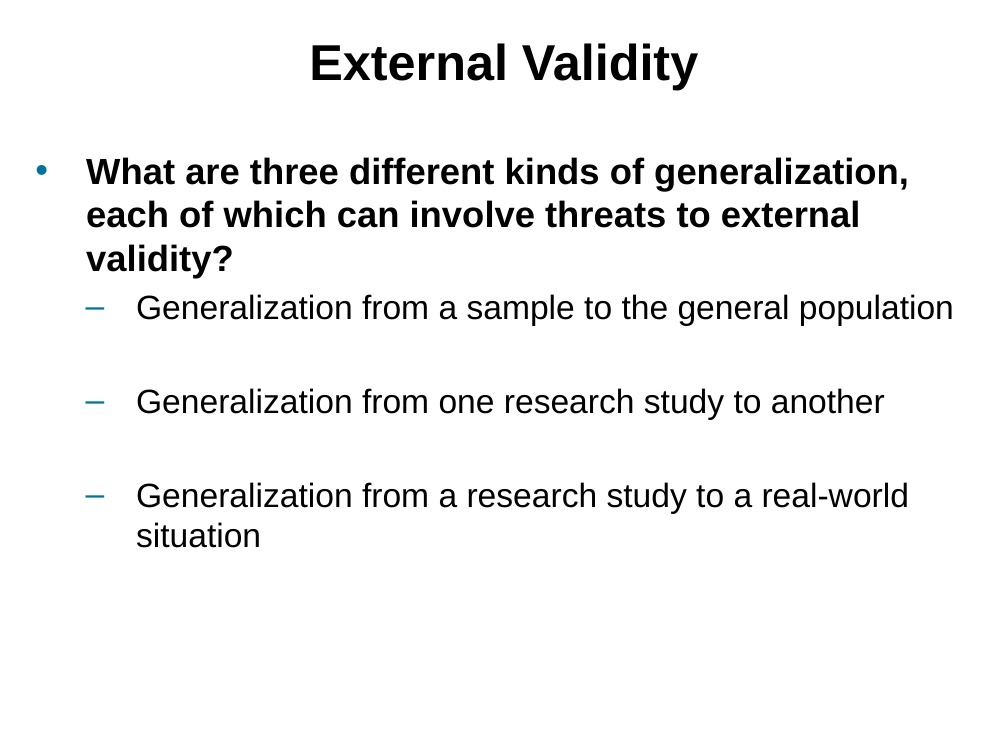
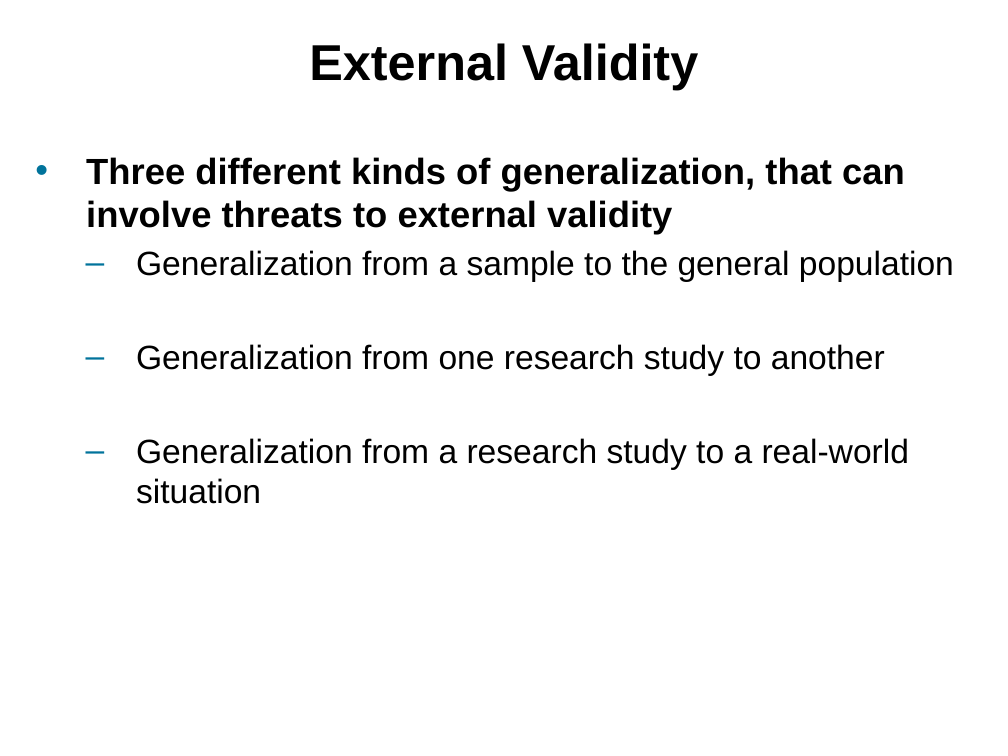
Before and after one commit to npm27/Teaching-Materials, a slide deck: slide 25 of Research Methods/Slides/Chapter 6.pptx. Drawn at 1008x756 pixels with LibreOffice and Linux fonts; fonts in the diff are those of the drawing. Boxes give left, top, right and bottom in pixels: in the first picture for what was removed or moved away, otherwise in the second. Text is boxed around its words. In the diff, an @@ line names an element or a change of style, - is before the commit and + after.

```diff
--- a/Research Methods/Slides/Chapter 6.pptx
+++ b/Research Methods/Slides/Chapter 6.pptx
@@ text at (86, 157, 905, 235): text changed @@
-• What are three different kinds of generalization, each of which can involve threats to external validity?
+• Three different kinds of generalization, that can involve threats to external validity
```
Also in this commit, not shown: 1 other file.
